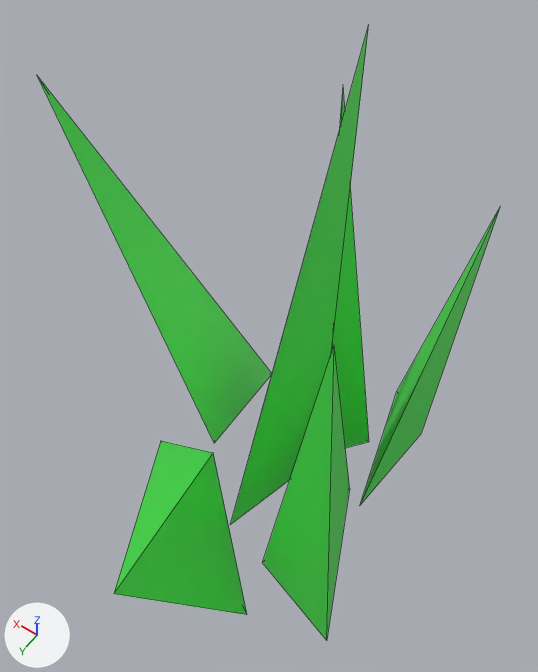
Two versions of the Blender file DevRes/Models/Grass1.blend, one commit apart.
One viewpoint serves both versions: a 50 mm lens placed at (-0.383, 0.568, 1.421), pointed at (0.042, -0.026, 0.487). Lighting does not change. The marker at lower left points along +X, +Y and +Z. Mesh edges are drawn as thin lines.
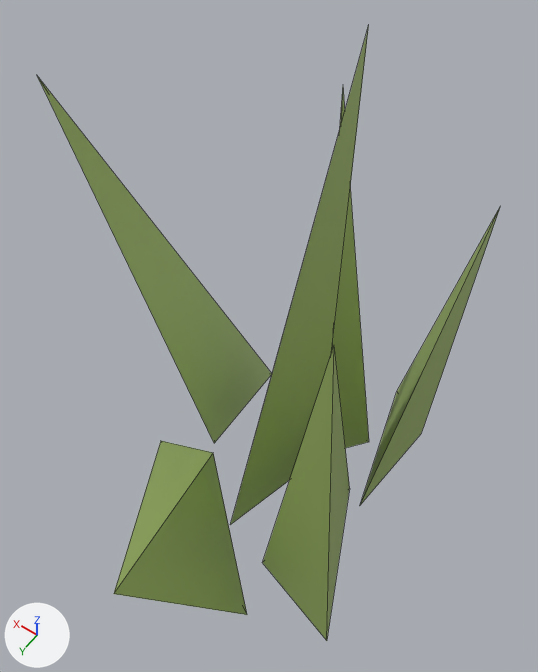
What differs and where, as boxes (x1, y1, x2, y2) in the pictures (538 x 672 px):
'Cone.003', recoloured: (39, 80, 272, 443) in both
'Cone.002', recoloured: (230, 32, 368, 525) in both
'Cone.001', recoloured: (114, 441, 247, 615) in both
'Cone.004', recoloured: (263, 347, 350, 641) in both
'Cone.005', recoloured: (361, 214, 498, 504) in both
'Cone', recoloured: (331, 94, 369, 448) in both

The change, as a diff of the scene's bpy script:
```diff
--- a/DevRes/Models/Grass1.blend.py
+++ b/DevRes/Models/Grass1.blend.py
@@ mat_material_001 @@
 mat_material_001 = principled_material('Material.001')
-mat_material_001.base_color = (0.0707, 0.814, 0.0818)  # green #4be951
+mat_material_001.base_color = (0.332, 0.456, 0.133)  # green #9cb466
```
